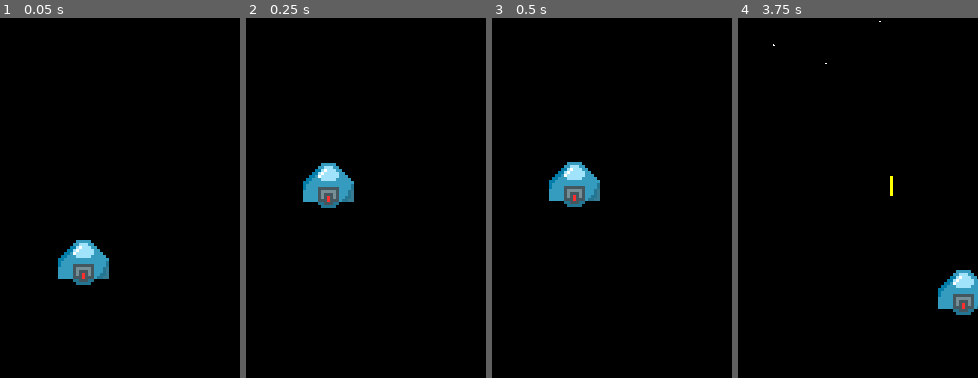
Above: before the commit, frames 1-4 (left to right).
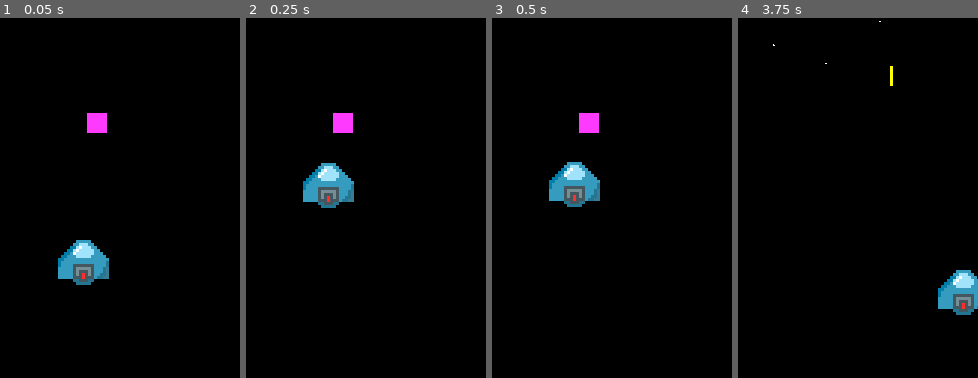
Above: after the commit, the same moments.

Repository: ishbireco/spaceColoniser
Game: Godot game, scene res://main.tscn
Same seed, same stepped clock (60 frames per second), same inputs: the game is played once before the commit and once after it.
Inputs (mouse positions are % of the whole screen's width and height, from its top left):
- Up to frame 1 (0.05 s): no input
- Up to frame 2 (0.25 s): no input
- Up to frame 3 (0.5 s): no input
- Up to frame 4 (3.75 s): move the mouse to (72, 45) at 0.52 s; hold Space (shoot) 0.53-1.28 s; move the mouse to (30, 55) at 1.27 s; tap Space (shoot) at 1.35, 2.85 s; move the mouse to (60, 28) at 2.02 s; hold Space (shoot) 2.03-2.78 s; tap Enter at 2.75 s; move the mouse to (45, 70) at 2.77 s; move the mouse to (80, 65) at 3.52 s; hold Space (shoot) from 3.53 s (still down)
The pictures show only the part of the screen within x 32-82%, y 25-75%; the shares and areas given below are measured in that part.

The runs differ from the first frame. In frame 1, 0.5% of the frame differs, in the area x 36-45%, y 26-32%; in frame 2, 0.5%; in frame 3, 0.5%; in frame 4, 0.1%.

Commit message:
fixed the first issue

Diff:
--- a/bullet.tscn
+++ b/bullet.tscn
@@ -5,7 +5,7 @@
 [sub_resource type="RectangleShape2D" id="RectangleShape2D_rtl8c"]
 size = Vector2(3, 20)
 
-[node name="Area2D" type="Area2D" unique_id=1912907227]
+[node name="Area2D" type="Area2D" unique_id=1912907227 groups=["hitter"]]
 script = ExtResource("1_v7oki")
 
 [node name="ColorRect" type="ColorRect" parent="." unique_id=809814814]
--- a/enemy.gd
+++ b/enemy.gd
@@ -4,11 +4,10 @@
 
 func _physics_process(delta: float) -> void:
 	position.y += speed * delta
-
 	if position.y > 800:
 		queue_free()
 
-
-func _on_body_entered(body):
-	if body.is_in_group("hitter"):
-		queue_free()
+func _on_area_entered(area: Area2D) -> void:
+	if area.is_in_group("hitter"):
+		area.queue_free()  # delete the bullet that hit us
+		queue_free()       # delete the enemy
--- a/enemy.tscn
+++ b/enemy.tscn
@@ -53,4 +53,4 @@
 scale = Vector2(2, 2)
 shape = SubResource("CircleShape2D_wujgv")
 
-[connection signal="body_entered" from="." to="." method="_on_body_entered"]
+[connection signal="area_entered" from="." to="." method="_on_area_entered"]
--- a/main.tscn
+++ b/main.tscn
@@ -2,6 +2,7 @@
 
 [ext_resource type="Script" uid="uid://t72flwc4cpfk" path="res://spawner.gd" id="1_0xm2m"]
 [ext_resource type="PackedScene" uid="uid://46t0kbbphsxa" path="res://player.tscn" id="1_ig7tw"]
+[ext_resource type="PackedScene" uid="uid://cg4vay528j4ho" path="res://shoot_fast_power_up.tscn" id="3_h2yge"]
 
 [node name="main" type="Node2D" unique_id=1383350426]
 
@@ -40,3 +41,6 @@
 [node name="Area2D" parent="." unique_id=1490614701 instance=ExtResource("1_ig7tw")]
 position = Vector2(243, 624)
 scale = Vector2(1.5, 1.5)
+
+[node name="shootFastPowerUp" parent="." unique_id=1686559056 instance=ExtResource("3_h2yge")]
+position = Vector2(243, 275)
--- a/player.gd
+++ b/player.gd
@@ -6,6 +6,7 @@
 var half_size : Vector2
 var bullet_scene = preload("res://bullet.tscn")
 var can_shoot = true
+var bullet_speed = 600
 
 func _ready() -> void:
 	max_size = get_viewport_rect().size
@@ -21,6 +22,7 @@
 func shoot_bullet():
 	var bullet = bullet_scene.instantiate()
 	bullet.global_position = $muzzel.global_position
+	bullet.speed = bullet_speed
 	get_parent().add_child(bullet)
 	can_shoot = false
 	await get_tree().create_timer(1).timeout
--- a/player.tscn
+++ b/player.tscn
@@ -6,7 +6,7 @@
 [sub_resource type="CircleShape2D" id="CircleShape2D_onrkg"]
 radius = 19.300259
 
-[node name="Area2D" type="Area2D" unique_id=1490614701]
+[node name="Area2D" type="Area2D" unique_id=1490614701 groups=["player"]]
 script = ExtResource("1_onrkg")
 
 [node name="Sprite2D" type="Sprite2D" parent="." unique_id=1442793861]
@@ -19,3 +19,5 @@
 
 [node name="muzzel" type="Marker2D" parent="." unique_id=867855344]
 position = Vector2(-1, -24)
+
+[connection signal="area_entered" from="." to="." method="_on_area_entered"]
--- a/project.godot
+++ b/project.godot
@@ -23,6 +23,7 @@
 [global_group]
 
 hitter=""
+player=""
 
 [input]
 
--- /dev/null
+++ b/shoot_fast_power_up.gd
@@ -0,0 +1,8 @@
+extends Area2D
+
+var bullet = preload("res://bullet.tscn")
+
+func _on_area_entered(area: Area2D) -> void:
+	if area.is_in_group("player"):
+		area.bullet_speed = 1200
+		queue_free()
--- /dev/null
+++ b/shoot_fast_power_up.tscn
@@ -0,0 +1,19 @@
+[gd_scene format=3 uid="uid://cg4vay528j4ho"]
+
+[ext_resource type="Script" uid="uid://jnnlhbf55scy" path="res://shoot_fast_power_up.gd" id="1_7c8la"]
+
+[sub_resource type="RectangleShape2D" id="RectangleShape2D_fpar6"]
+
+[node name="shootFastPowerUp" type="Area2D" unique_id=1686559056]
+script = ExtResource("1_7c8la")
+
+[node name="ColorRect" type="ColorRect" parent="." unique_id=1405513874]
+offset_right = 20.0
+offset_bottom = 20.0
+color = Color(1, 0.22745098, 1, 1)
+
+[node name="CollisionShape2D" type="CollisionShape2D" parent="." unique_id=1102059733]
+position = Vector2(10, 10)
+shape = SubResource("RectangleShape2D_fpar6")
+
+[connection signal="area_entered" from="." to="." method="_on_area_entered"]
Not shown, added: shoot_fast_power_up.gd.uid
